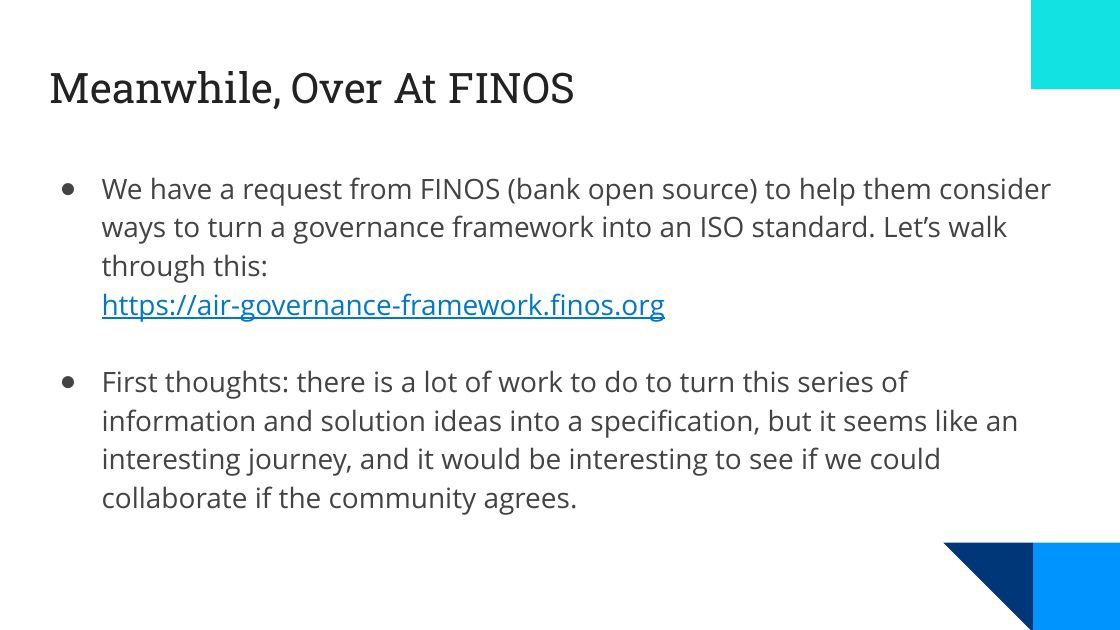
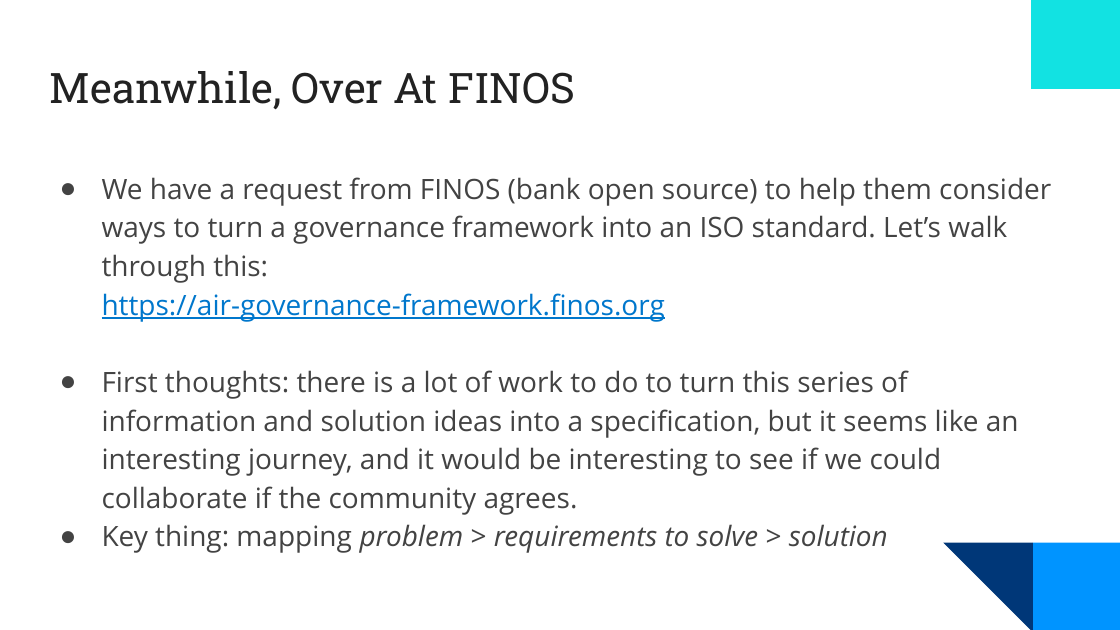
Before and after one commit to OpenChain-Project/Meeting-Slides, a slide deck: slide 11 of 2025/specification-education-monthly/2025-10-Europe-NA.pptx. Drawn at 1120x630 pixels with LibreOffice and Linux fonts; fonts in the diff are those of the drawing; background and template pictures are left out. Boxes give left, top, right and bottom in pixels: in the first picture for what was removed or moved away, otherwise in the second. Text is boxed around its words. In the diff, an @@ line names an element or a change of style, - is before the commit and + after.

```diff
--- a/2025/specification-education-monthly/2025-10-Europe-NA.pptx
+++ b/2025/specification-education-monthly/2025-10-Europe-NA.pptx
@@ text at [102,524,888,553]: paragraph added @@
+● Key thing: mapping problem > requirements to solve > solution
```
Also in this commit, not shown: 6 other slides changed.
